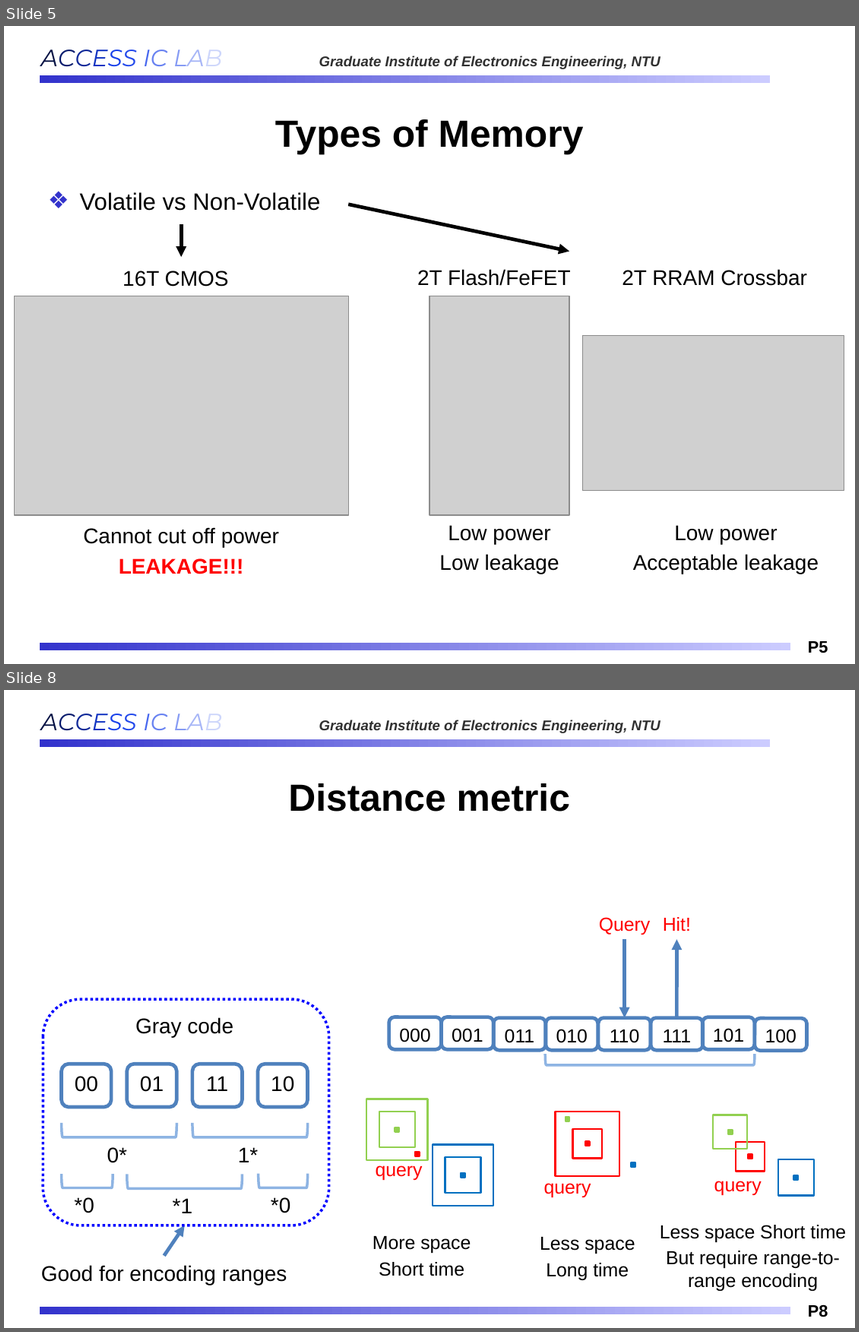
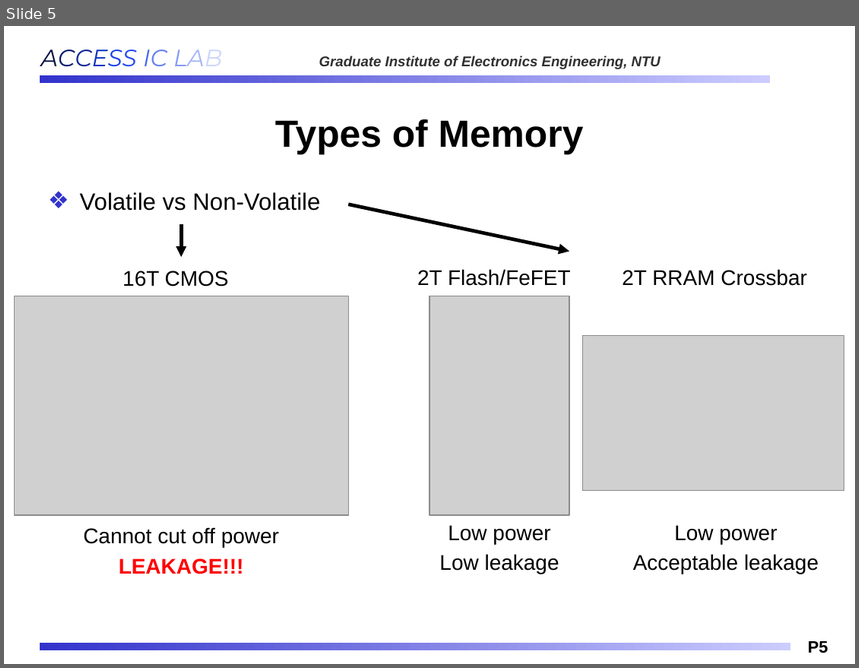
Before and after one commit to Oniontow/AndyWu_Project, a slide deck: IMS_NEW.pptx. Shown one above the other, each under a label of ours: slides 5 and 8 before the commit, slide 5 after it; the slides between them are not shown. The pictures are 859x1332 and 859x668 pixels, drawn with LibreOffice and Linux fonts; fonts in the diff are those of the drawing; grey boxes stand for pictures; background and template pictures are left out. Boxes give left, top, right and bottom in pixels: in the first picture for what was removed or moved away, otherwise in the second. Text is boxed around its words. In the diff, an @@ line names an element or a change of style, - is before the commit and + after.

```diff
--- a/IMS_NEW.pptx
+++ b/IMS_NEW.pptx
@@ slide 8 removed at (4,690,855,1328), background #FFFFFF; not listed: 4 template elements that a slide beside it also shows @@
@@ title removed at (288,783,570,812) @@
-Distance metric
@@ text removed at (599,917,651,935) @@
-Query
@@ text removed at (663,917,691,932) @@
-Hit!
@@ arrow removed from (624, 939) to (624, 1018) @@
@@ arrow removed from (677, 1018) to (677, 939) @@
@@ group removed at (41,999,329,1285): 7 texts, 5 rounded rectangles, 5 right brackets, 1 arrow @@
-00
-01
-11
-10
-0*
-1*
-*1
-*0
-*0
-Gray code
-Good for encoding ranges
@@ rounded rectangle removed at (389,1018,442,1050) @@
-000
@@ rounded rectangle removed at (442,1018,493,1050) @@
-001
@@ rounded rectangle removed at (493,1018,545,1050) @@
-011
@@ rounded rectangle removed at (546,1018,598,1050) @@
-010
@@ rounded rectangle removed at (598,1018,651,1050) @@
-110
@@ rounded rectangle removed at (651,1018,703,1050) @@
-111
@@ rounded rectangle removed at (703,1018,755,1050) @@
-101
@@ rounded rectangle removed at (755,1018,807,1051) @@
-100
@@ right bracket removed at (545,1054,754,1065) @@
@@ group removed at (367,1100,493,1206): 7 rectangles, 1 text @@
-query
@@ group removed at (544,1113,636,1198): 5 rectangles, 1 text @@
-query
@@ group removed at (713,1116,814,1195): 6 rectangles, 1 text @@
-query
@@ text removed at (373,1236,471,1277) @@
-More space
-Short time
@@ text removed at (660,1225,846,1291) @@
-Less space Short time
-But require range-to-range encoding
@@ text removed at (540,1237,635,1281) @@
-Less space
-Long time
```
Also in this commit, not shown: 4 slides changed, 4 slides added, 1 other slide removed.
